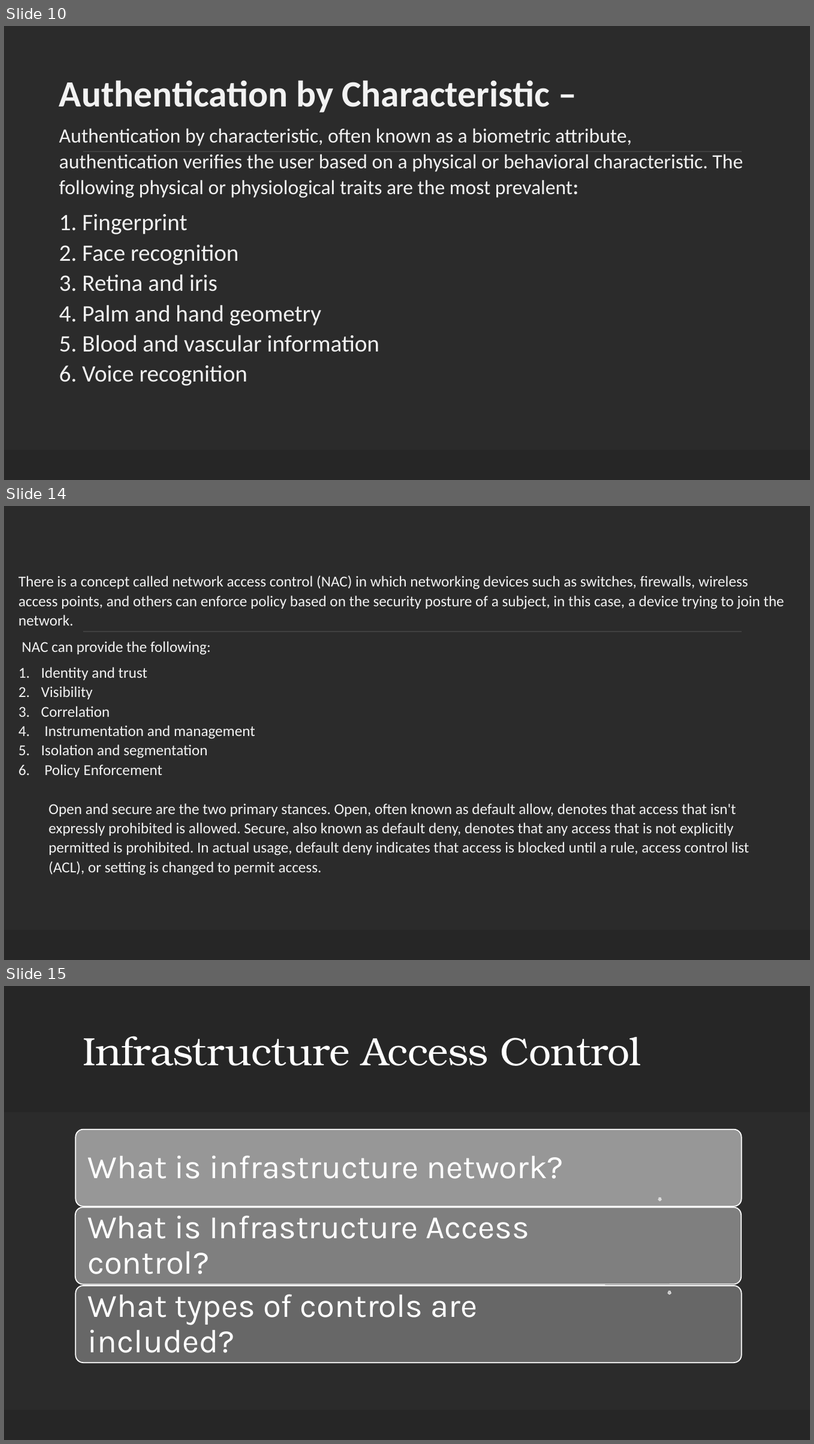
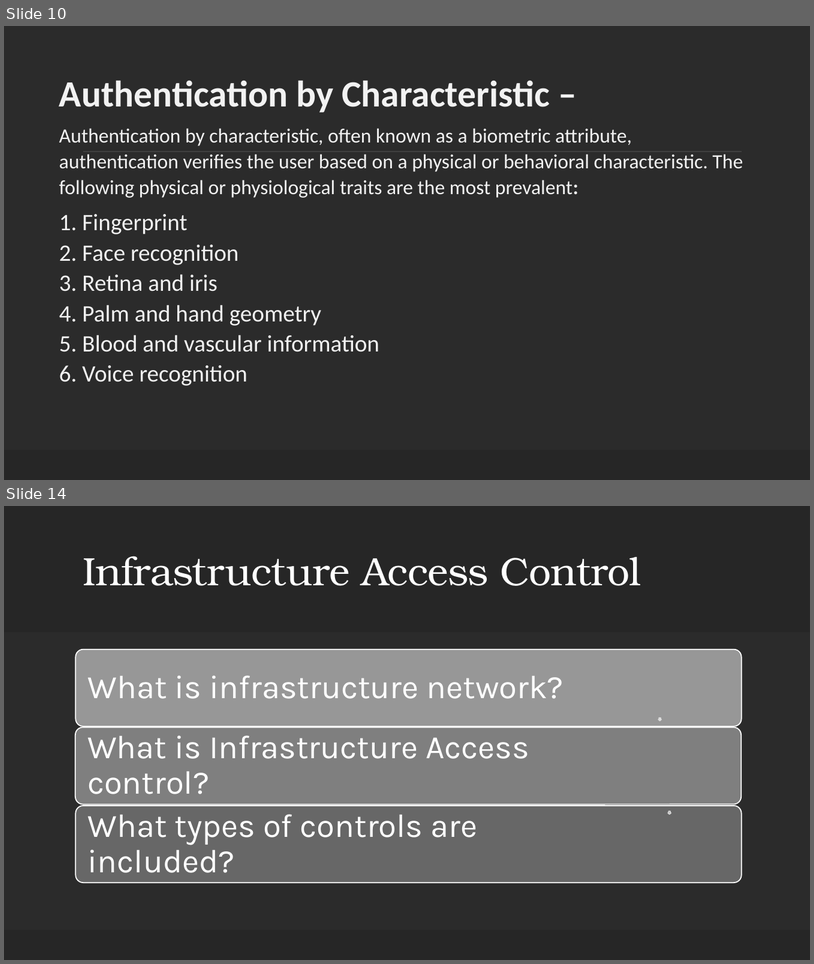
Before and after one commit to ronnie-1947/access-control-ppt, a slide deck: Access Control.pptx. Shown one above the other, each under a label of ours: slides 10, 14 and 15 before the commit, slides 10 and 14 after it; the slides between them are not shown. The pictures are 814x1444 and 814x964 pixels, drawn with LibreOffice and Linux fonts; fonts in the diff are those of the drawing; background and template pictures are left out; a plain dark background stands for a picture behind light text. Boxes give left, top, right and bottom in pixels: in the first picture for what was removed or moved away, otherwise in the second. Text is boxed around its words. In the diff, an @@ line names an element or a change of style, - is before the commit and + after.

```diff
--- a/Access Control.pptx
+++ b/Access Control.pptx
@@ slide 14 removed at (x1=4, y1=506, x2=810, y2=960), background picture (left out); not listed: 2 template elements that a slide beside it also shows @@
@@ text removed at (x1=18, y1=576, x2=785, y2=875) @@
-There is a concept called network access control (NAC) in which networking devices such as switches, firewalls, wireless access points, and others can enforce policy based on the security posture of a subject, in this case, a device trying to join the network.
-NAC can provide the following:
-1. Identity and trust
-2. Visibility
-3. Correlation
-4. Instrumentation and management
-5. Isolation and segmentation
-6. Policy Enforcement
-Open and secure are the two primary stances. Open, often known as default allow, denotes that access that isn't expressly prohibited is allowed. Secure, also known as default deny, denotes that any access that is not explicitly permitted is prohibited. In actual usage, default deny indicates that access is blocked until a rule, access control list (ACL), or setting is changed to permit access.
@@ what was slide 15 is now slide 14 @@
```
Also in this commit, not shown: 9 slides changed.
